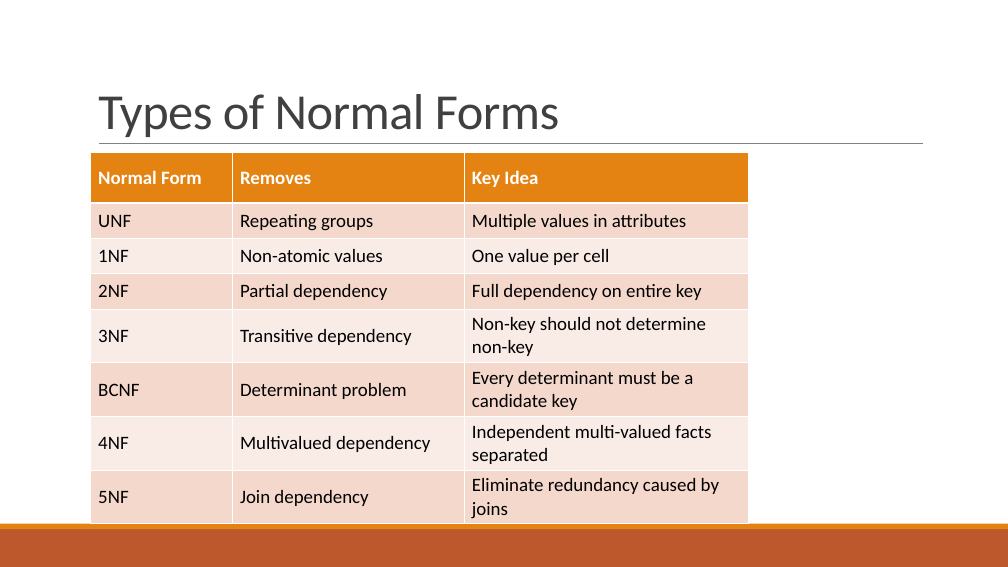
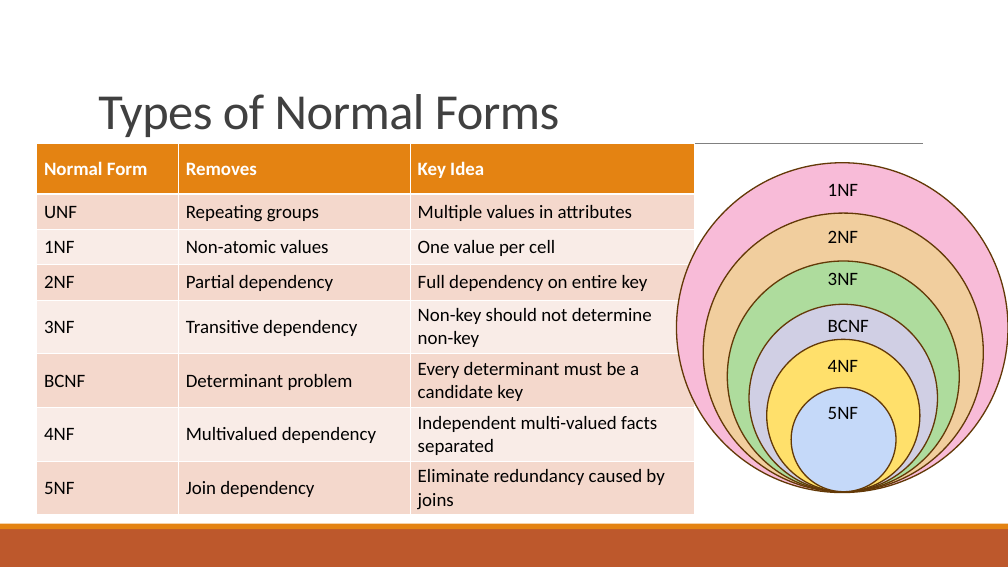
Before and after one commit to GajendraAwasthi/Pokhara-University-BCA-All-Semester-Notes-Codes, a slide deck: slide 68 of BCA 4th Semester/Database Management System/NOTES BY KAPIL/Unit 4 Relational Database Design.pptx. Drawn at 1008x567 pixels with LibreOffice and Linux fonts; fonts in the diff are those of the drawing. Boxes give left, top, right and bottom in pixels: in the first picture for what was removed or moved away, otherwise in the second. Text is boxed around its words. In the diff, an @@ line names an element or a change of style, - is before the commit and + after.

```diff
--- a/BCA 4th Semester/Database Management System/NOTES BY KAPIL/Unit 4 Relational Database Design.pptx
+++ b/BCA 4th Semester/Database Management System/NOTES BY KAPIL/Unit 4 Relational Database Design.pptx
@@ table: place and size @@
-table at [91,153,749,523]
+table at [36,144,695,513]
@@ group added at [677,163,1008,492]: 6 ellipses, 6 texts @@
+1 NF
+1 NF
+1 NF
+1 NF
+1NF
+2NF
+3NF
+BCNF
+4NF
+5NF
```
Also in this commit, not shown: 4 other slides changed, 13 slides added, 1 slide removed, 3 other files.
